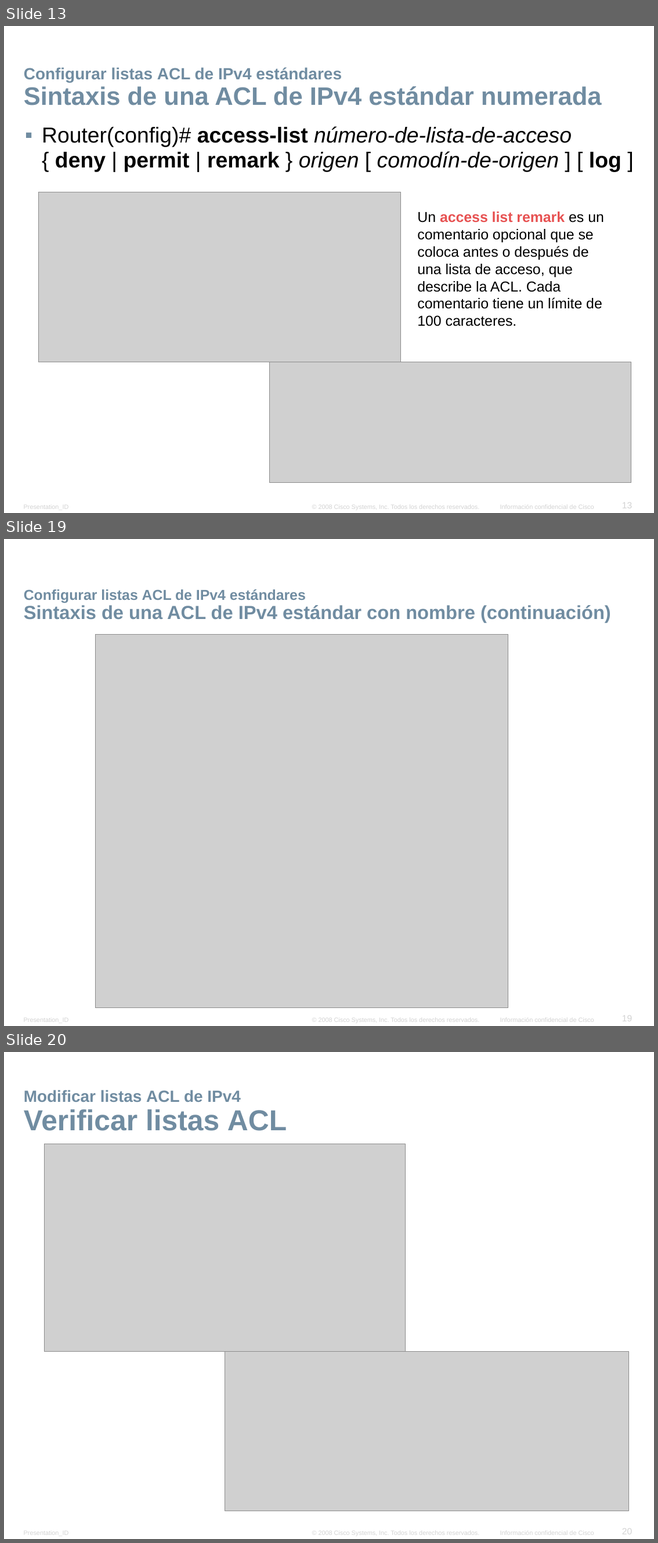
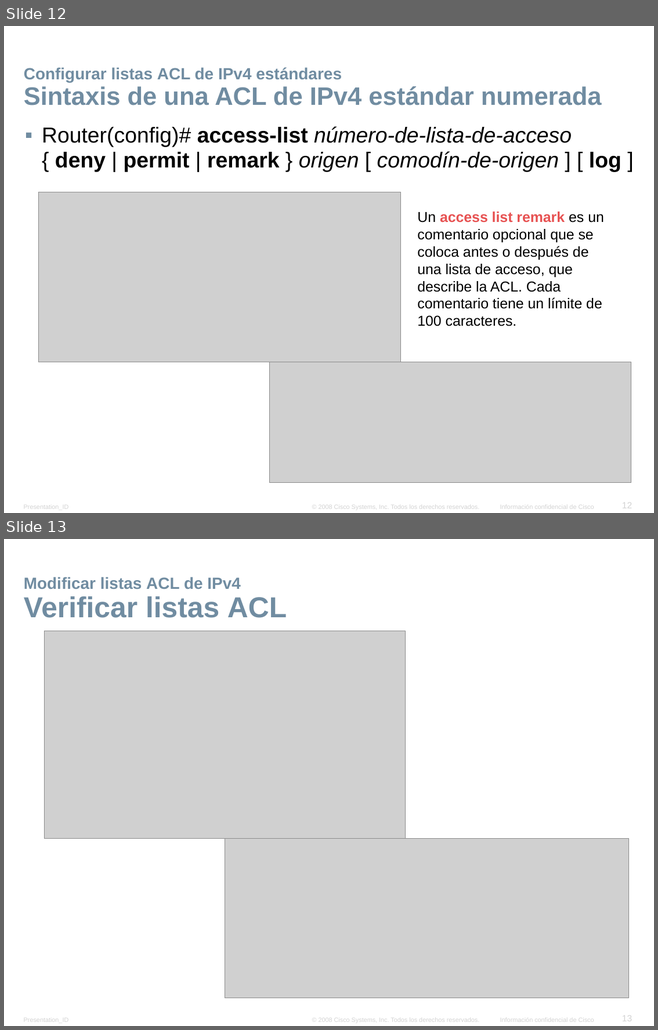
Before and after one commit to lizetheP/WAN, a slide deck: Calendario2025/Presentaciones/11_2_ACLs.pptx. Shown one above the other, each under a label of ours: slides 13, 19 and 20 before the commit, slides 12 and 13 after it; the slides between them are not shown. The pictures are 658x1543 and 658x1030 pixels, drawn with LibreOffice and Linux fonts; fonts in the diff are those of the drawing; grey boxes stand for pictures; background and template pictures are left out. Boxes give left, top, right and bottom in pixels: in the first picture for what was removed or moved away, otherwise in the second. Text is boxed around its words. In the diff, an @@ line names an element or a change of style, - is before the commit and + after.

```diff
--- a/Calendario2025/Presentaciones/11_2_ACLs.pptx
+++ b/Calendario2025/Presentaciones/11_2_ACLs.pptx
@@ slide 19 removed at (4,539,654,1026), background #FFFFFF; not listed: 4 template elements that a slide beside it also shows @@
@@ title removed at (24,589,611,623) @@
-Configurar listas ACL de IPv4 estándares
-Sintaxis de una ACL de IPv4 estándar con nombre (continuación)
@@ picture removed at (96,635,508,1008) @@
@@ what was slide 13 is now slide 12 @@
@@ page number at (622,503,632,509): text changed @@
-13
+12
@@ what was slide 20 is now slide 13 @@
@@ page number at (622,1016,632,1022): text changed @@
-20
+13
```
Also in this commit, not shown: 6 other slides removed, 47 other files.
